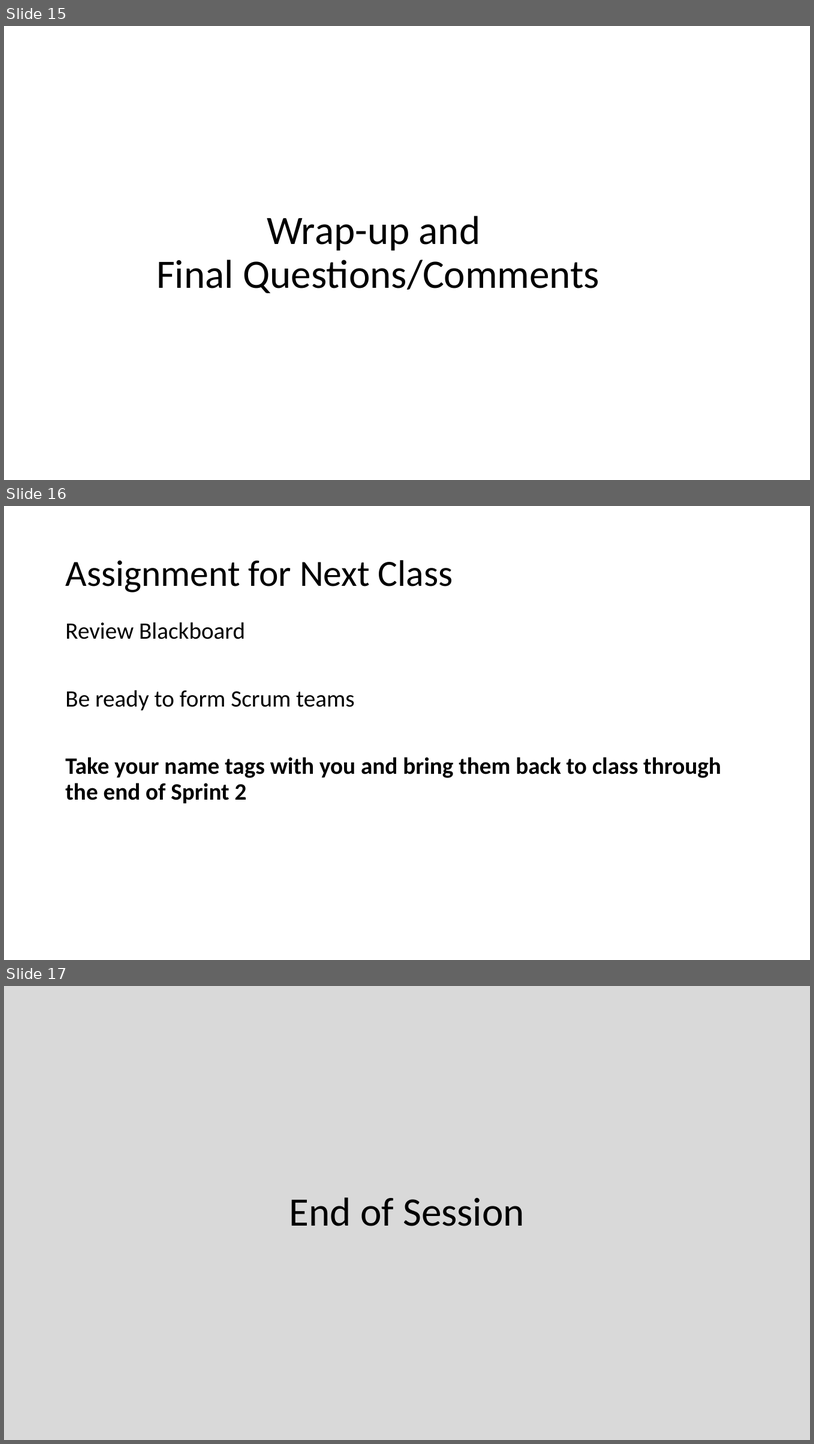
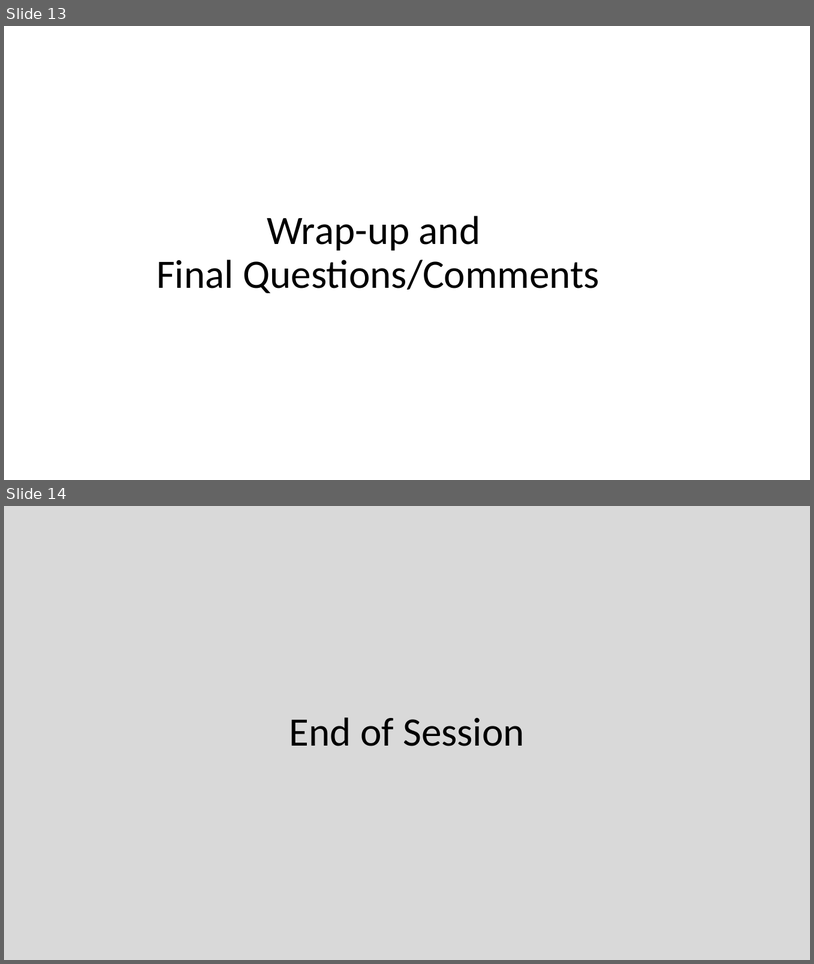
Before and after one commit to jamesbaptiste1/cpsc-24500-2019-01-spring-lt1, a slide deck: lecture-presentations/2019-01-15.pptx. Shown one above the other, each under a label of ours: slides 15, 16 and 17 before the commit, slides 13 and 14 after it. The pictures are 814x1444 and 814x964 pixels, drawn with LibreOffice and Linux fonts; fonts in the diff are those of the drawing. Boxes give left, top, right and bottom in pixels: in the first picture for what was removed or moved away, otherwise in the second. Text is boxed around its words. In the diff, an @@ line names an element or a change of style, - is before the commit and + after.

```diff
--- a/lecture-presentations/2019-01-15.pptx
+++ b/lecture-presentations/2019-01-15.pptx
@@ slide 16 removed at [4, 506, 810, 960], background #FFFFFF @@
@@ title removed at [65, 560, 453, 592] @@
-Assignment for Next Class
@@ text removed at [65, 622, 722, 803] @@
-Review Blackboard
-Be ready to form Scrum teams
-Take your name tags with you and bring them back to class through the end of Sprint 2
@@ what was slide 15 is now slide 13 @@
@@ what was slide 17 is now slide 14 @@
```
Also in this commit, not shown: 1 slide changed, 1 slide added, 2 other slides removed.
